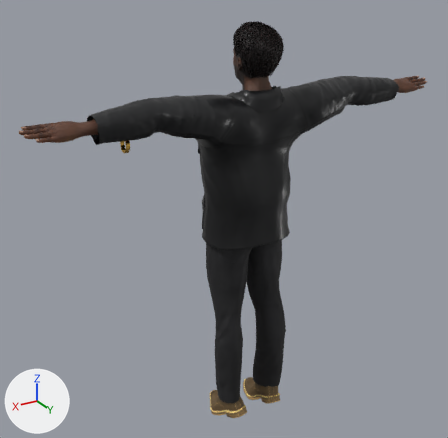
The Blender file art/characters/draco.blend as it was, and as the next commit left it.
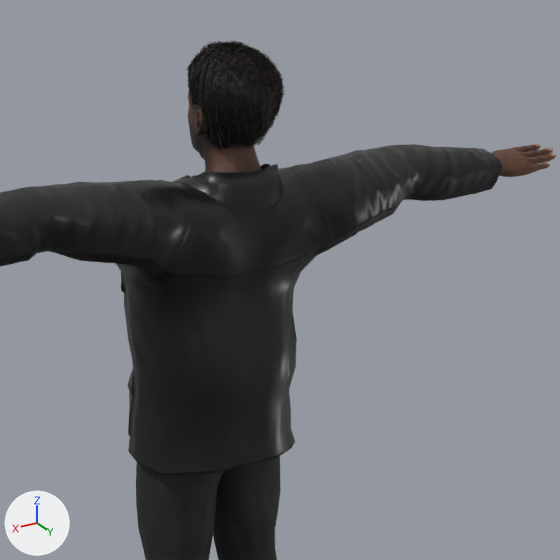
Old and new are each drawn whole from a 50 mm lens placed at (1.33, 2.0, 2.03), pointed at (0.07, -0.09, 0.98) and again close up on the part from 30% to 96% of the width and 0% to 67% of the height. Arrows for +X, +Y and +Z are at lower left; the lights stay in place. The older version's two pictures come first.

The first close-up shows 'draco_skin'.
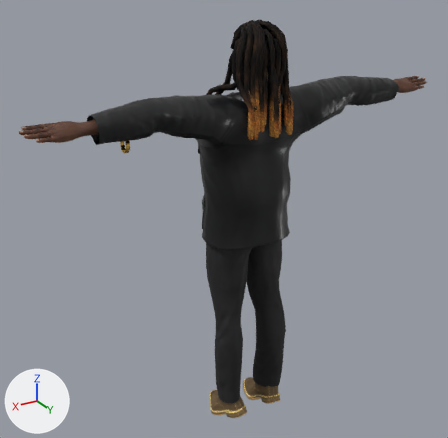
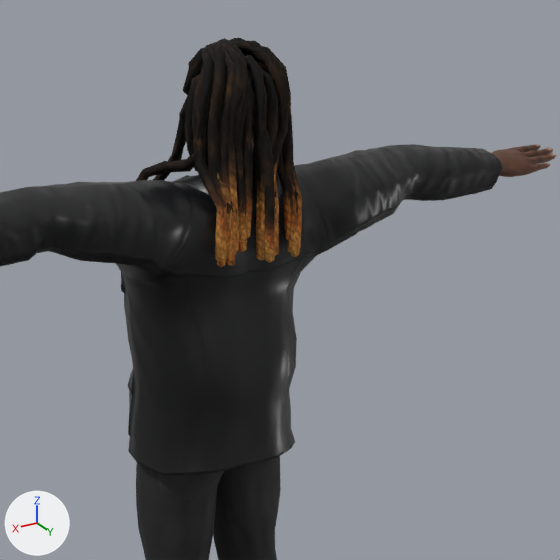
Changed parts and their boxes [x1, y1, x2, y2] in the close-ups (560 x 560 px; the box of a moved part takes in the faces that stretch with it):
'draco_skin', reshaped
    before: [0, 40, 556, 560]
    after: [0, 37, 556, 560]
part 1 of me_base_007, added
    after: [235, 152, 246, 242]
part 2 of me_base_007, deleted
    before: [187, 40, 285, 150]
part 3 of me_base_007, moved or reshaped
    before: [189, 41, 284, 151]
    after: [136, 37, 302, 267]

Patch to the scene script:
```diff
--- a/art/characters/draco.blend.py
+++ b/art/characters/draco.blend.py
@@ img_draco_locs @@
+img_draco_locs = load_image('draco_locs', 'textures/draco_locs.png', 256, 1024, 'sRGB')
@@ mat_draco_locs @@
+mat_draco_locs = principled_material('draco_locs')
+mat_draco_locs.texture = img_draco_locs
+mat_draco_locs.roughness = 0.85
+mat_draco_locs.specular_ior_level = 0.25
@@ me_base_007 @@
 # used by ob_draco_skin; location = (0.0, 0.0, 0.0)
-me_base_007.from_pydata(...)  # 15995 vertices, 14344 faces; spans x -0.9..0.9, y -0.19..0.15, z 0.0..1.8
+me_base_007.from_pydata(...)  # 13620 vertices, 13894 faces; spans x -0.9..0.9, y -0.19..0.17, z 0.0..1.8
+# me_base_007 part 1: a new loose piece of 31 vertices spanning x 0.03..0.05, y 0.08..0.14, z 1.43..1.67, in mat_draco_locs (picture img_draco_locs)
+# me_base_007 part 2: 194 loose pieces with 776 vertices, spanning x -0.09..0.09, y -0.07..0.14, z 1.59..1.8, are deleted
+# me_base_007 part 3: 125 vertices moved within x -0.09..0.09, y -0.06..0.14, z 1.52..1.79; 1143 vertices removed from x -0.14..0.14, y -0.07..0.14, z 1.47..1.8; 1605 vertices added at x -0.18..0.18, y -0.19..0.17, z 1.35..1.8
+# other edits to the shape of me_base_007 do not show in these pictures
 me_base_007.materials.append(mat_human_body)
@@ me_base_007 @@
 me_base_007.materials.append(mat_draco_boots)
-me_base_007.materials.append(mat_human_afro01)
 me_base_007.materials.append(mat_draco_drawstrings)
+me_base_007.materials.append(mat_draco_locs)  # picture img_draco_locs
```
